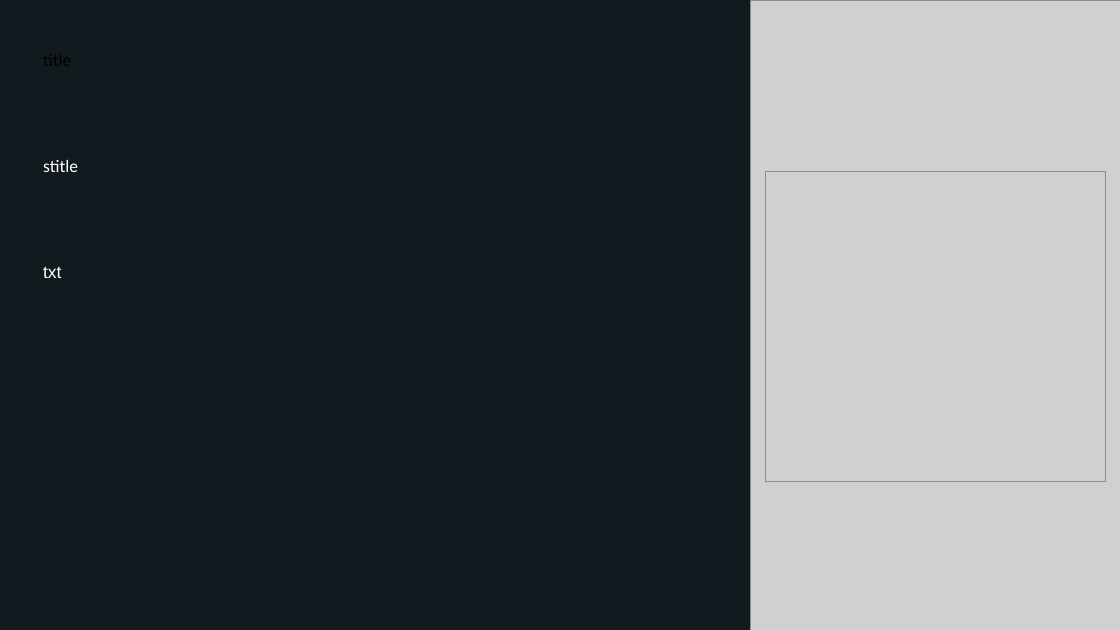
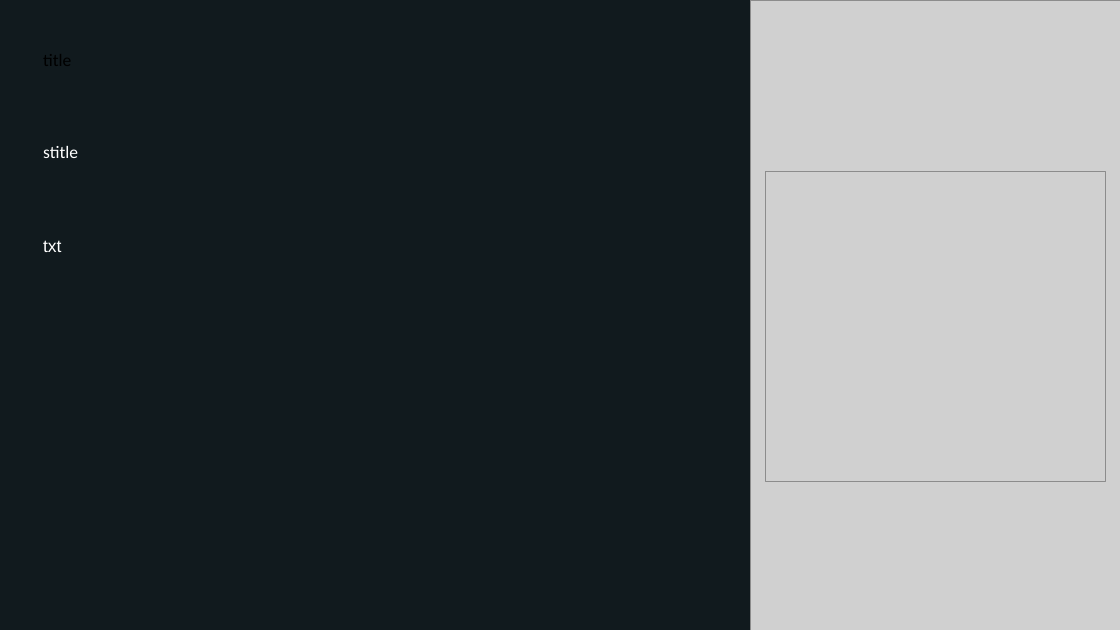
Before and after one commit to KarthikAvinash/Content-ppt-video-generator, a slide deck: slide 1 of tt.pptx. Drawn at 1120x630 pixels with LibreOffice and Linux fonts; fonts in the diff are those of the drawing; grey boxes stand for pictures; background and template pictures are left out; a plain dark background stands for a picture behind light text. Boxes give left, top, right and bottom in pixels: in the first picture for what was removed or moved away, otherwise in the second. Text is boxed around its words. In the diff, an @@ line names an element or a change of style, - is before the commit and + after.

```diff
--- a/tt.pptx
+++ b/tt.pptx
@@ text "stitle": place and size @@
-text "stitle" at [43,160,78,172]
+text "stitle" at [43,146,78,158]
@@ text "txt": place and size @@
-text "txt" at [43,266,61,278]
+text "txt" at [43,240,61,252]
```
Also in this commit, not shown: 2 other slides changed, 7 other files.
